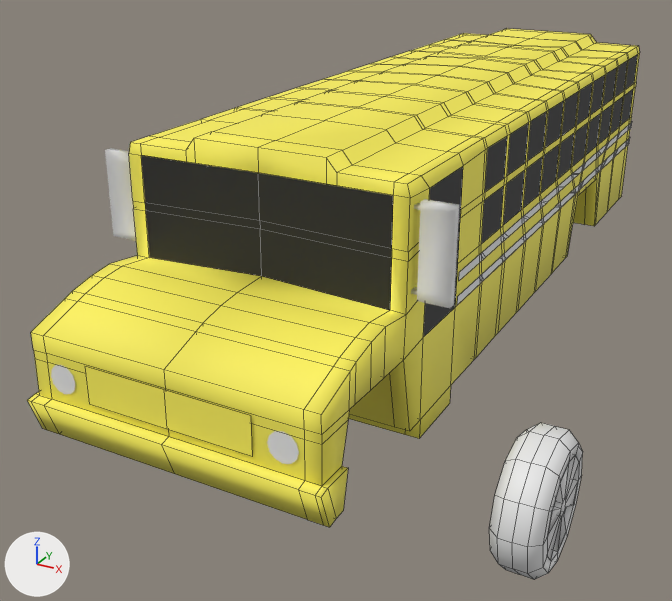
What one commit did to the FBX model working/subahu/bus/bus_school.fbx.
Rendered twice from a 50 mm lens placed at (20.3, -49.7, 15.3), pointed at (-2.3, -8.5, -5.2). The lights are fixed; the arrows at lower left show +X, +Y and +Z. Mesh edges are drawn as thin lines on the coarser meshes. Where no turn or scale is listed for an object, it has been applied to the vertices.

Names of what the first picture shows: 'Cylinder', 'bumper', 'bus', 'grill', 'headLight.005', 'plasticGuard', 'sideMirror', 'sideMirror.001', 'windows'.
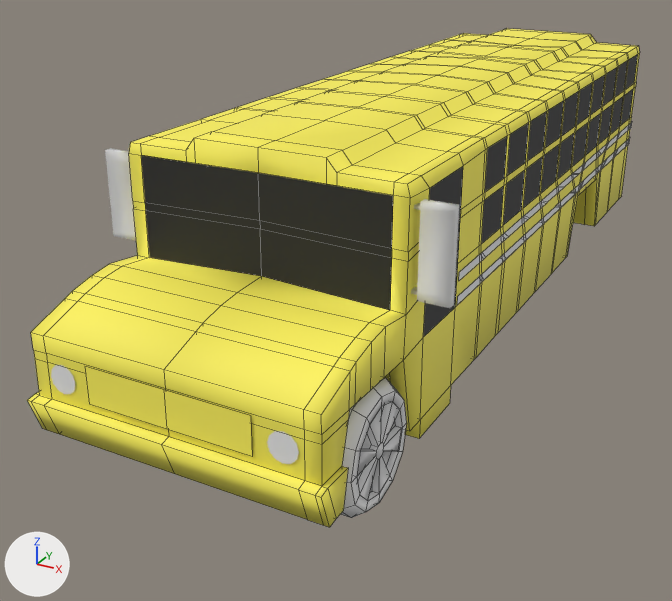
The edits, one by one:
Mesh me_cylinder_002 is new.
It has 96 vertices, 62 faces and spans x -1.15..1.15, y -1.98..1.98, z -1.98..1.98.
Mesh me_cylinder_001 is new.
It has 132 vertices, 108 faces and spans x -1.16..1.16, y -2.81..2.81, z -2.81..2.81.
Object 'Cylinder' (ob_cylinder) is deleted.
Object 'rims' (ob_rims) is new; it shows me_cylinder_002.
Its location is (5.74, -21.67, -4.64).
Object 'tyre' (ob_tyre) is new; it shows me_cylinder_001.
Its location is (5.74, -21.67, -4.64).

Pixel boxes (x1, y1, x2, y2) of what changed, in the pictures (672 x 601 px):
'Cylinder', deleted: before (489, 422, 583, 579)
'tyre', added: after (341, 378, 407, 518)
'rims', added: after (357, 402, 402, 500)
